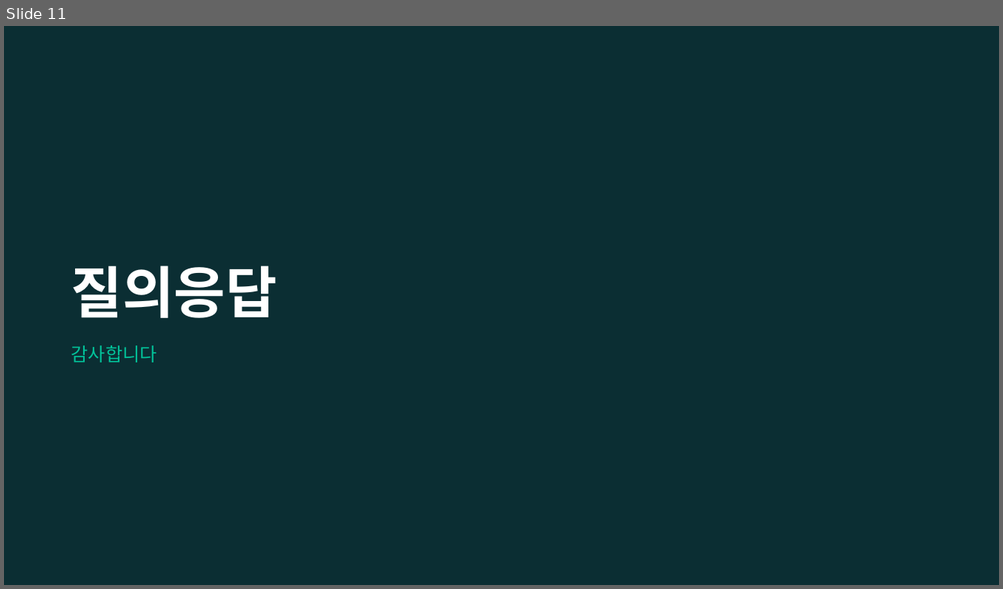
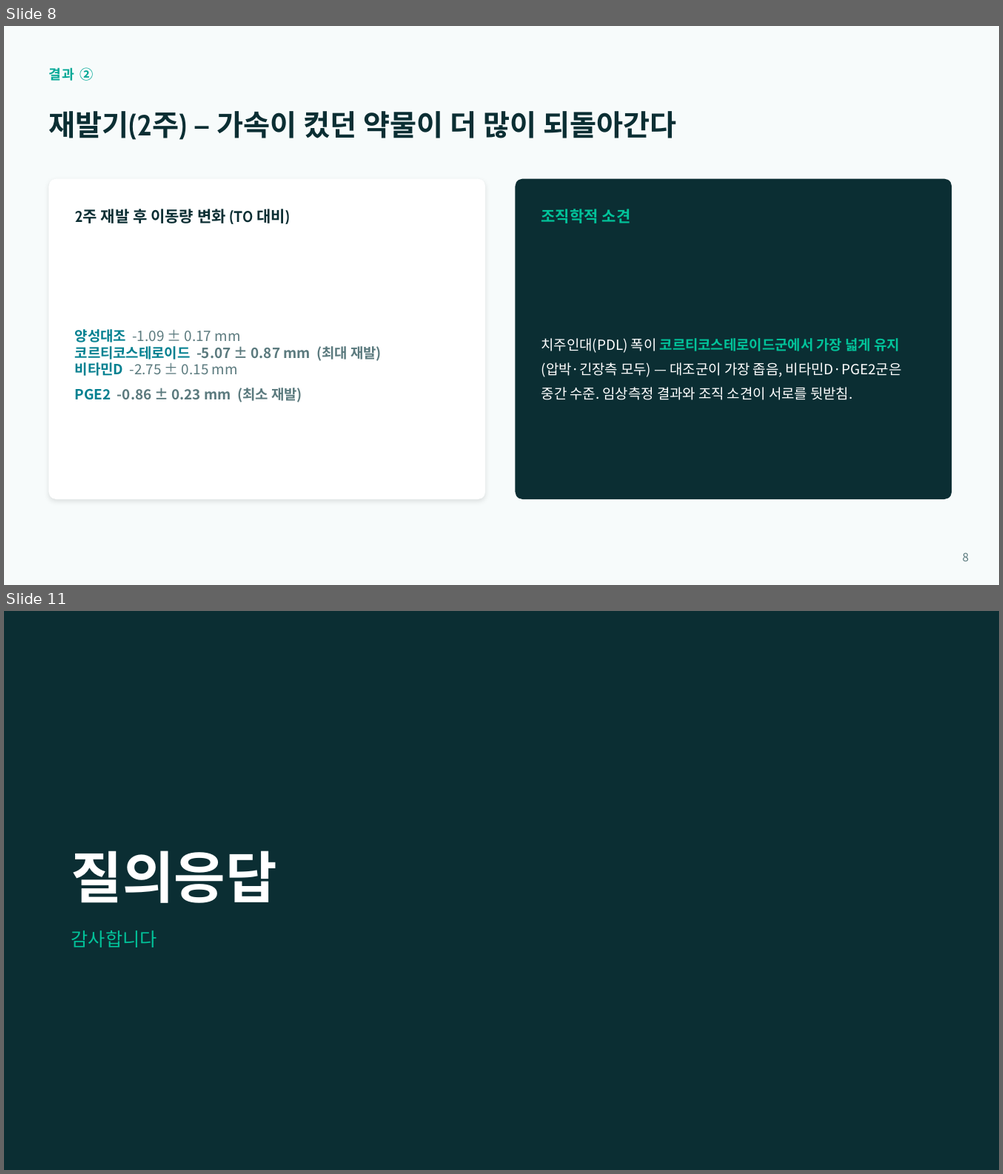
Before and after one commit to yojokem/-, a slide deck: 치과약리학실험2-논문발표/치과약리학실험2_논문발표.pptx. Shown one above the other, each under a label of ours: slide 11 before the commit, slides 8 and 11 after it; the slides between them are not shown. The pictures are 1003x589 and 1003x1174 pixels, drawn with LibreOffice and Linux fonts; fonts in the diff are those of the drawing. Boxes give left, top, right and bottom in pixels: in the first picture for what was removed or moved away, otherwise in the second. Text is boxed around its words. In the diff, an @@ line names an element or a change of style, - is before the commit and + after.

```diff
--- a/치과약리학실험2-논문발표/치과약리학실험2_논문발표.pptx
+++ b/치과약리학실험2-논문발표/치과약리학실험2_논문발표.pptx
@@ slide 8 added at [4, 26, 999, 585], background #F7FBFB @@
@@ text added at [48, 67, 93, 81], 13 pt, text #00A896, bold @@
+결과 ②
@@ text added at [48, 111, 676, 140], 28 pt, text #0B2E33, bold @@
+재발기(2주) — 가속이 컸던 약물이 더 많이 되돌아간다
@@ rounded rectangle added at [48, 179, 485, 500], fill #FFFFFF @@
@@ rounded rectangle added at [515, 179, 951, 500], fill #0B2E33 @@
@@ text added at [75, 209, 289, 224], 15 pt, text #0B2E33, bold @@
+2주 재발 후 이동량 변화 (T0 대비)
@@ text added at [541, 209, 631, 224], 15 pt, text #02C39A, bold @@
+조직학적 소견
@@ text added at [75, 329, 381, 403], 13.5 pt, text #5B7A7E, bold @@
+양성대조 -1.09 ± 0.17 mm
+코르티코스테로이드 -5.07 ± 0.87 mm (최대 재발)
+비타민D -2.75 ± 0.15 mm
+PGE2 -0.86 ± 0.23 mm (최소 재발)
@@ text added at [541, 338, 902, 400], 13.5 pt, text #FFFFFF @@
+치주인대(PDL) 폭이 코르티코스테로이드군에서 가장 넓게 유지(압박·긴장측 모두) — 대조군이 가장 좁음, 비타민D·PGE2군은 중간 수준. 임상측정 결과와 조직 소견이 서로를 뒷받침.
@@ text added at [962, 553, 969, 562], 11 pt, text #5B7A7E @@
+8
```
Also in this commit, not shown: 5 slides changed, 4 other slides added, 5 slides removed, 1 other file.
